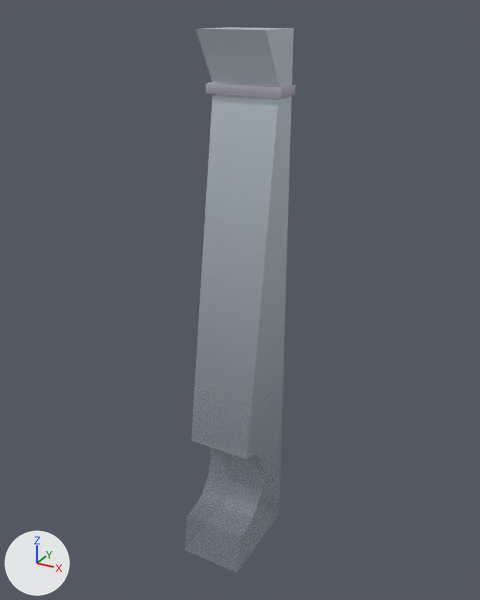
Renders of the FBX model Assets/Models/Pillars.fbx from each side of a commit.
The view is the same before and after, from a 50 mm camera at (3.15, -1.69, 3.09) aimed at (1.51, 1.27, 1.61). Lighting does not change. The marker at lower left points along +X, +Y and +Z. Where no turn or scale is listed for an object, it has been applied to the vertices.

The first picture shows 'FinalPillar'.
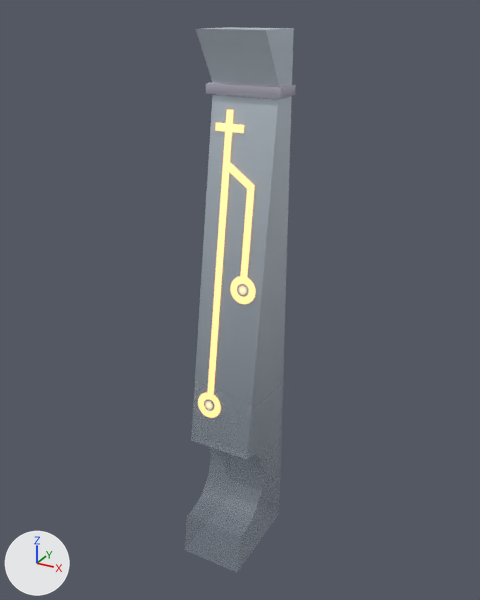
What differs and where, as boxes [x1, y1, x2, y2] in the pictures (480 x 600 px):
```json
{"object": "FinalPillar", "change": "reshaped", "before": [196, 27, 296, 326], "after": [196, 27, 296, 418]}
{"part": 1, "of": "me_plane_034", "change": "added", "after": [198, 109, 256, 418], "on screen": "beige"}
```

The change, as JSON lines over the scene's bpy script:
```json
{"block": "me_plane_034", "where": "# used by ob_finalpillar; location = (1.5, 1.352, 1.5)"}
{"block": "me_plane_034", "where": "# verts and faces of me_plane_034; kept vertices keep their numbers, new ones are numbered from 52"}
{"block": "me_plane_034", "where": "# before: 31 (-0.19, -0.31, -0.75), 42 (-0.19, -0.01, 1.18) at pixel (212, 95), 51 (-0.19, 0.15, -0.7)"}
{"op": "remove", "block": "me_plane_034", "code": "me_plane_034.from_pydata(...)  # 52 vertices, 54 faces; spans x -0.21..0.21, y -0.43..0.15, z -1.5..1.5"}
{"op": "add", "block": "me_plane_034", "code": "me_plane_034.from_pydata(...)  # 56 vertices, 56 faces; spans x -0.21..0.21, y -0.43..0.15, z -1.5..1.5"}
{"block": "me_plane_034", "change": "me_plane_034 part 1"}
{"op": "add", "block": "me_plane_034", "code": "verts[52] = (0.19, -0.32, -0.75)"}
{"op": "add", "block": "me_plane_034", "code": "verts[53] = (0.19, -0.02, 1.18)  # pixel (277, 100)"}
{"op": "add", "block": "me_plane_034", "code": "verts[54] = (-0.19, -0.32, -0.75)"}
{"op": "add", "block": "me_plane_034", "code": "verts[55] = (-0.19, -0.02, 1.18)  # pixel (211, 95)"}
{"op": "add", "block": "me_plane_034", "code": "faces += [(31, 42, 51), (52, 53, 55, 54)]"}
```
